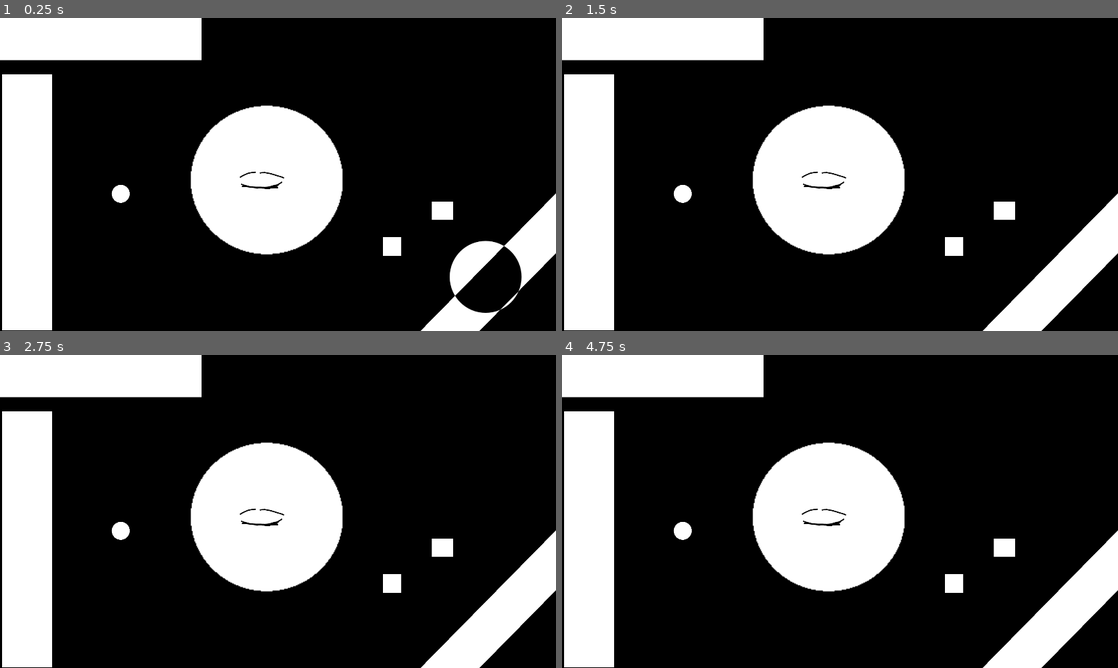
Above: before the commit, frames 1-4 (two rows, left to right).
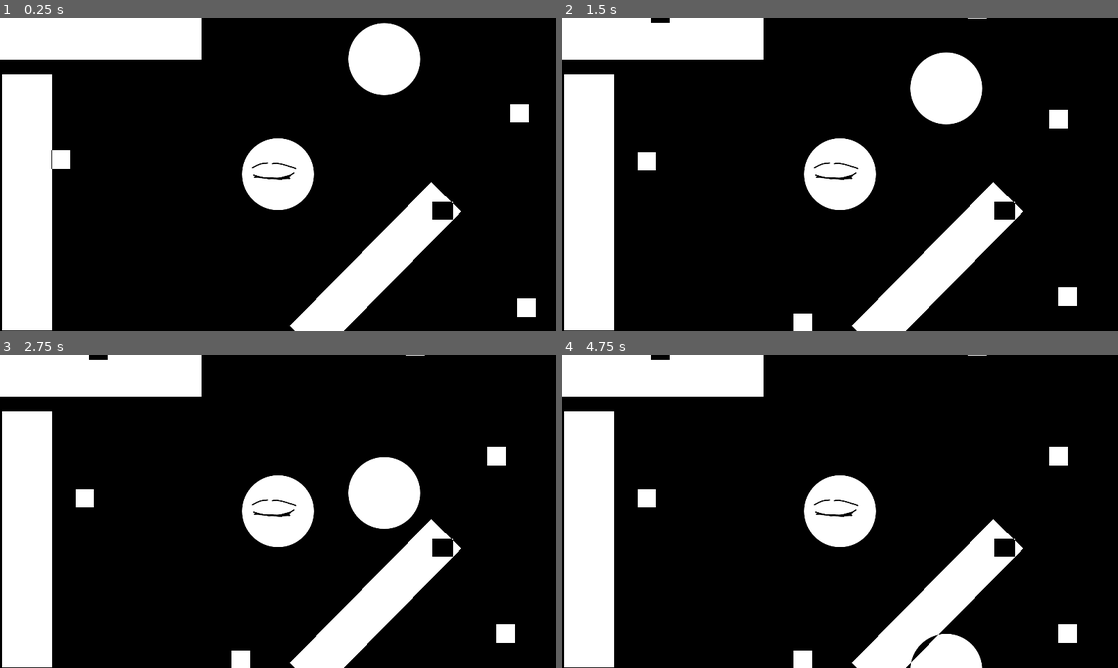
Above: after the commit, the same moments.

Repository: EakyRtk/Hypnopompic-Observer
Game: Godot game, scene res://test/test.tscn
Two runs of this game, one before a commit and one after it. Both use one fixed random seed, a clock stepped at 60 frames per second and the inputs below. The project has no main scene, so this scene is started directly.
Inputs:
- Up to frame 1 (0.25 s): no input
- Up to frame 2 (1.5 s): no input
- Up to frame 3 (2.75 s): no input
- Up to frame 4 (4.75 s): no input

The runs differ from the first frame. In frame 1, 19% of the frame differs, in the area x 0-100%, y 1-100%; in frame 2, 19%, in the area x 0-100%, y 0-100%; in frame 3, 19%; in frame 4, 18%.

Commit message:
enemies ans such idk

Diff:
--- a/Observer in Hypnopompia/Enemies/First Section Enemies/enemy.gd
+++ b/Observer in Hypnopompia/Enemies/First Section Enemies/enemy.gd
@@ -1,7 +1,32 @@
 extends Node2D
 
+#INFO: enemies move towards the center gradually and evade from player bullets
+
 static var max_evasion := 2
+
+@export var bullet_size := 3
+@export var speed := 150
+
 var evasion := 0
+var can_move := true
+
+func _ready():
+	await get_tree().create_timer(0.8).timeout
+	can_move = false
+
+func _process(delta):
+	_move(delta)
+
+func _move(delta):
+	if not can_move:
+		return
+	position += position.direction_to(Vector2(960, 540)) * delta * speed
+
+func evade():
+	#TODO: implement
+	pass
 
 func hurt():
-	print("enemy hurt")
+	#TODO: add stuff before enemy dies
+	queue_free()
+	#print("enemy hurt")
--- a/Observer in Hypnopompia/Enemies/First Section Enemies/enemy.tscn
+++ b/Observer in Hypnopompia/Enemies/First Section Enemies/enemy.tscn
@@ -2,20 +2,28 @@
 
 [ext_resource type="Script" path="res://Systems/Hit-Hurt Box/HurtBox.gd" id="1_4ijcw"]
 [ext_resource type="Script" path="res://Enemies/First Section Enemies/enemy.gd" id="1_88fdb"]
-[ext_resource type="Texture2D" uid="uid://iusgnv16gbp0" path="res://Enemies/First Section Enemies/white_circle.png" id="2_5xwjj"]
+[ext_resource type="Texture2D" uid="uid://dc3i0dgjb4fs4" path="res://Enemies/white_box.png" id="2_13wuu"]
 
-[sub_resource type="CircleShape2D" id="CircleShape2D_i1ktn"]
-radius = 36.0555
+[sub_resource type="RectangleShape2D" id="RectangleShape2D_cokcj"]
+size = Vector2(70, 70)
 
 [node name="Enemy" type="Node2D"]
 script = ExtResource("1_88fdb")
 
 [node name="EnemySprite" type="Sprite2D" parent="."]
 scale = Vector2(0.25, 0.25)
-texture = ExtResource("2_5xwjj")
+texture = ExtResource("2_13wuu")
+metadata/_edit_lock_ = true
 
 [node name="HurtBox" type="Area2D" parent="."]
 script = ExtResource("1_4ijcw")
+metadata/_edit_lock_ = true
 
 [node name="CollisionShape2D" type="CollisionShape2D" parent="HurtBox"]
-shape = SubResource("CircleShape2D_i1ktn")
+shape = SubResource("RectangleShape2D_cokcj")
+debug_color = Color(0.886275, 0.290196, 0.411765, 0.419608)
+
+[node name="EvasionCooldown" type="Timer" parent="."]
+one_shot = true
+
+[node name="ShootingCooldown" type="Timer" parent="."]
--- /dev/null
+++ b/Observer in Hypnopompia/Enemies/Invert Bullet/color_inverted_bullet.gd
@@ -0,0 +1,5 @@
+extends Node2D
+
+func hurt():
+	#TODO: add stuff before deletion from the scene
+	queue_free()
--- a/Observer in Hypnopompia/Enemies/Invert Bullet/color_inverted_bullet.tscn
+++ b/Observer in Hypnopompia/Enemies/Invert Bullet/color_inverted_bullet.tscn
@@ -1,9 +1,33 @@
-[gd_scene load_steps=2 format=3 uid="uid://byuqrwqmhr183"]
+[gd_scene load_steps=7 format=3 uid="uid://byuqrwqmhr183"]
 
-[ext_resource type="Texture2D" uid="uid://iusgnv16gbp0" path="res://Enemies/First Section Enemies/white_circle.png" id="1_aim3y"]
+[ext_resource type="Script" path="res://Enemies/Invert Bullet/color_inverted_bullet.gd" id="1_54ai0"]
+[ext_resource type="Texture2D" uid="uid://iusgnv16gbp0" path="res://Enemies/white_circle.png" id="1_aim3y"]
+[ext_resource type="Script" path="res://Systems/Hit-Hurt Box/HitBox.gd" id="2_05qtv"]
+[ext_resource type="Script" path="res://Systems/Hit-Hurt Box/HurtBox.gd" id="3_uun7h"]
+
+[sub_resource type="CircleShape2D" id="CircleShape2D_55xhp"]
+radius = 11.0
+
+[sub_resource type="CircleShape2D" id="CircleShape2D_ej64g"]
+radius = 13.0
 
 [node name="ColorInvertedBullet" type="Node2D"]
+script = ExtResource("1_54ai0")
 
 [node name="BulletSprite" type="Sprite2D" parent="."]
 scale = Vector2(0.1, 0.1)
 texture = ExtResource("1_aim3y")
+
+[node name="HitBox" type="Area2D" parent="."]
+script = ExtResource("2_05qtv")
+
+[node name="CollisionShape2D" type="CollisionShape2D" parent="HitBox"]
+shape = SubResource("CircleShape2D_55xhp")
+debug_color = Color(0.882353, 0, 0.25098, 0.588235)
+
+[node name="HurtBox" type="Area2D" parent="."]
+script = ExtResource("3_uun7h")
+
+[node name="CollisionShape2D" type="CollisionShape2D" parent="HurtBox"]
+shape = SubResource("CircleShape2D_ej64g")
+debug_color = Color(0.772549, 0.443137, 0, 0.419608)
--- a/Observer in Hypnopompia/Systems/Hit-Hurt Box/HurtBox.gd
+++ b/Observer in Hypnopompia/Systems/Hit-Hurt Box/HurtBox.gd
@@ -1,7 +1,9 @@
 class_name HurtBox extends Area2D
 
+enum DetectType {TypHurt, TypEvade}
+
 @export_enum("Enemy", "Player") var hurt_from = 1
-@export_enum("HurtBox", "EvadeBox") var detect_type = 0
+@export var detect_type : DetectType = 0
 var parent
 
 func _init():
@@ -14,7 +16,10 @@
 	parent = get_parent()
 
 func _hurt(area: HitBox):
-	#print("dayum")
+	if detect_type == DetectType.TypEvade and parent.has_method("evade"):
+		parent.evade()
+		return
+
 	if area.type == hurt_from and parent.has_method("hurt"):
 		#print("called hurt on parent")
 		parent.hurt()
--- a/Observer in Hypnopompia/project.godot
+++ b/Observer in Hypnopompia/project.godot
@@ -21,7 +21,7 @@
 window/size/viewport_height=1080
 window/size/window_width_override=960
 window/size/window_height_override=540
-window/stretch/mode="viewport"
+window/stretch/mode="canvas_items"
 
 [rendering]
 
--- a/Observer in Hypnopompia/test/test.tscn
+++ b/Observer in Hypnopompia/test/test.tscn
@@ -1,10 +1,10 @@
-[gd_scene load_steps=20 format=3 uid="uid://hylnr25f8v8n"]
+[gd_scene load_steps=18 format=3 uid="uid://hylnr25f8v8n"]
 
 [ext_resource type="Texture2D" uid="uid://ctg2t3wiae7jo" path="res://test/eye_test.png" id="1_dg1f1"]
-[ext_resource type="Shader" path="res://test/test.gdshader" id="2_stj0m"]
+[ext_resource type="Shader" path="res://Systems/inverter.gdshader" id="2_stj0m"]
 [ext_resource type="Texture2D" uid="uid://cetyw1tfdoh2e" path="res://test/test_bakcground.png" id="3_071tn"]
 [ext_resource type="PackedScene" uid="uid://c30k3tgjk8k65" path="res://Enemies/First Section Enemies/enemy.tscn" id="4_300yu"]
-[ext_resource type="Texture2D" uid="uid://iusgnv16gbp0" path="res://Enemies/First Section Enemies/white_circle.png" id="5_nxpov"]
+[ext_resource type="Texture2D" uid="uid://iusgnv16gbp0" path="res://Enemies/white_circle.png" id="5_nxpov"]
 [ext_resource type="Script" path="res://Systems/Hit-Hurt Box/HitBox.gd" id="5_rdoud"]
 
 [sub_resource type="Gradient" id="Gradient_p41bo"]
@@ -27,18 +27,6 @@
 
 [sub_resource type="ShaderMaterial" id="ShaderMaterial_4jrr4"]
 shader = ExtResource("2_stj0m")
-
-[sub_resource type="Gradient" id="Gradient_1hmup"]
-interpolation_mode = 1
-colors = PackedColorArray(1, 1, 1, 1, 0, 0, 0, 0)
-
-[sub_resource type="GradientTexture2D" id="GradientTexture2D_uj618"]
-gradient = SubResource("Gradient_1hmup")
-width = 256
-height = 256
-fill = 1
-fill_from = Vector2(0.518349, 0.5)
-fill_to = Vector2(0.775229, 0.288991)
 
 [sub_resource type="Gradient" id="Gradient_foqdd"]
 offsets = PackedFloat32Array(0)
@@ -64,7 +52,7 @@
 [node name="InvertedObjects" type="Node2D" parent="."]
 
 [node name="EyeTest" type="Sprite2D" parent="."]
-position = Vector2(918, 572)
+position = Vector2(960, 540)
 scale = Vector2(1.13281, 1)
 texture = ExtResource("1_dg1f1")
 
@@ -74,10 +62,29 @@
 texture = SubResource("GradientTexture2D_qcvj7")
 
 [node name="Enemy" parent="." instance=ExtResource("4_300yu")]
-position = Vector2(417, 607)
+position = Vector2(173, 486)
+
+[node name="Enemy2" parent="." instance=ExtResource("4_300yu")]
+position = Vector2(251, -96)
+
+[node name="Enemy3" parent="." instance=ExtResource("4_300yu")]
+position = Vector2(725, -194)
+
+[node name="Enemy4" parent="." instance=ExtResource("4_300yu")]
+position = Vector2(1511, -121)
+
+[node name="Enemy5" parent="." instance=ExtResource("4_300yu")]
+position = Vector2(1831, 320)
+
+[node name="Enemy6" parent="." instance=ExtResource("4_300yu")]
+position = Vector2(1851, 1018)
+
+[node name="Enemy7" parent="." instance=ExtResource("4_300yu")]
+position = Vector2(803, 1169)
 
 [node name="hitboxtest" type="RigidBody2D" parent="."]
-position = Vector2(1686, 852)
+position = Vector2(1336, 126)
+gravity_scale = 0.1
 
 [node name="CollisionShape2D" type="CollisionShape2D" parent="hitboxtest"]
 shape = SubResource("CircleShape2D_j5rp2")
@@ -116,24 +123,23 @@
 
 [node name="ColorRect3" type="ColorRect" parent="InverterStuff"]
 material = SubResource("ShaderMaterial_4pe2r")
-offset_left = 1450.0
-offset_top = 1082.0
-offset_right = 2146.0
-offset_bottom = 1227.0
+offset_left = 1001.0
+offset_top = 1062.0
+offset_right = 1697.0
+offset_bottom = 1207.0
 rotation = -0.792927
 
 [node name="Sprite2D2" type="Sprite2D" parent="InverterStuff"]
 material = SubResource("ShaderMaterial_4jrr4")
-position = Vector2(907, 559)
-scale = Vector2(3.09994, 3.01994)
-texture = SubResource("GradientTexture2D_uj618")
+position = Vector2(960, 540)
+texture = ExtResource("5_nxpov")
 
 [node name="testbox2-black" type="Sprite2D" parent="."]
-position = Vector2(502, 479)
+position = Vector2(918, 141)
 texture = SubResource("GradientTexture2D_611mx")
 
 [node name="testbox3-white" type="Sprite2D" parent="."]
-position = Vector2(1354, 788)
+position = Vector2(2327, 493)
 texture = SubResource("GradientTexture2D_x085v")
 
 [node name="NormalSprites" type="Node2D" parent="."]
Binary file added: Observer in Hypnopompia/Enemies/white_box.png
Not shown, changed: Observer in Hypnopompia/Enemies/white_box.png.import
Renamed: Observer in Hypnopompia/Enemies/First Section Enemies/white_circle.png -> Observer in Hypnopompia/Enemies/white_circle.png
Not shown, added: Observer in Hypnopompia/Enemies/white_circle.png.import
Renamed: Observer in Hypnopompia/test/test.gdshader -> Observer in Hypnopompia/Systems/inverter.gdshader
